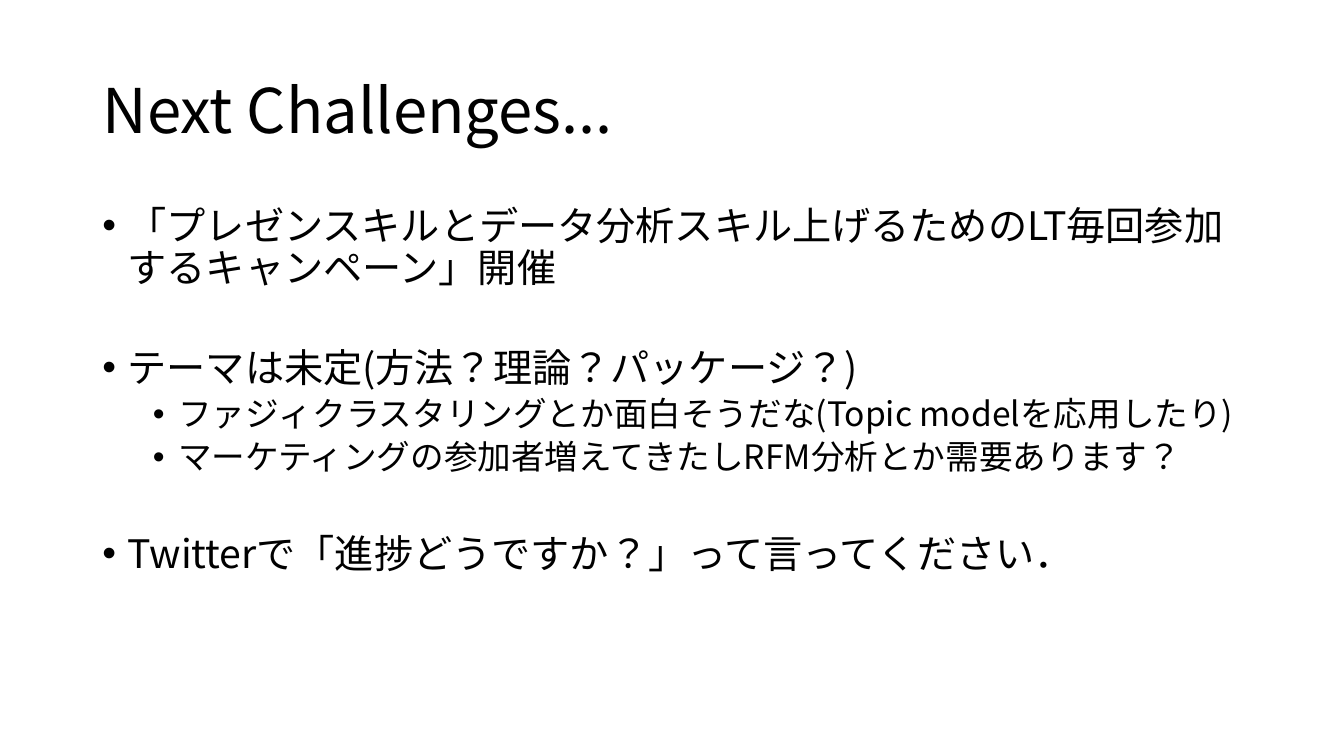
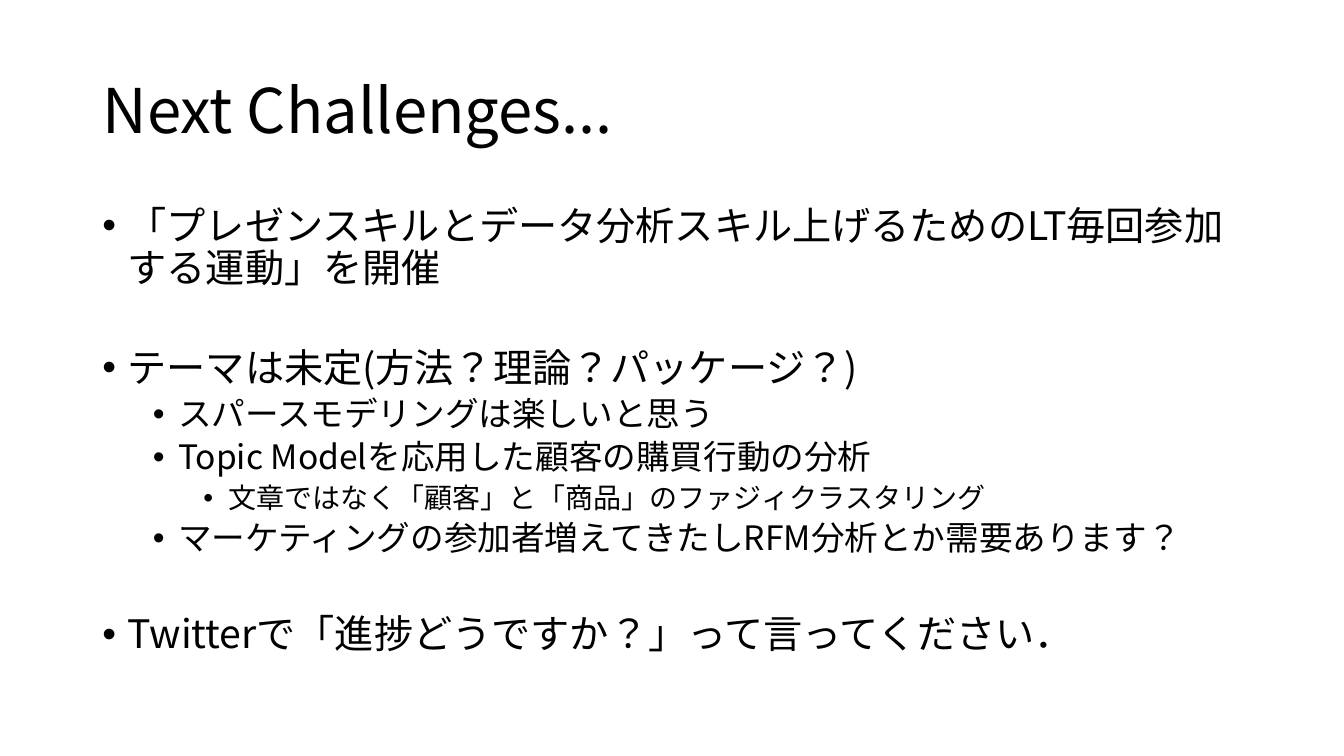
Before and after one commit to 8-u8/Kaggle, a slide deck: slide 29 of Santander/output/caretパッケージを使ったXGBoostのformula型.pptx. Drawn at 1344x756 pixels with LibreOffice and Linux fonts; fonts in the diff are those of the drawing. Boxes give left, top, right and bottom in pixels: in the first picture for what was removed or moved away, otherwise in the second. Text is boxed around its words. In the diff, an @@ line names an element or a change of style, - is before the commit and + after.

```diff
--- a/Santander/output/caretパッケージを使ったXGBoostのformula型.pptx
+++ b/Santander/output/caretパッケージを使ったXGBoostのformula型.pptx
@@ text at (x1=128, y1=206, x2=1224, y2=286): text changed @@
-• 「プレゼンスキルとデータ分析スキル上げるためのLT毎回参加するキャンペーン」開催
+• 「プレゼンスキルとデータ分析スキル上げるためのLT毎回参加する運動」を開催
@@ text at (x1=178, y1=397, x2=985, y2=511): text changed @@
-  • ファジィクラスタリングとか面白そうだな(Topic modelを応用したり)
+  • スパースモデリングは楽しいと思う
+  • Topic Modelを応用した顧客の購買行動の分析
+    • 文章ではなく「顧客」と「商品」のファジィクラスタリング
```
Also in this commit, not shown: 7 other slides changed.
